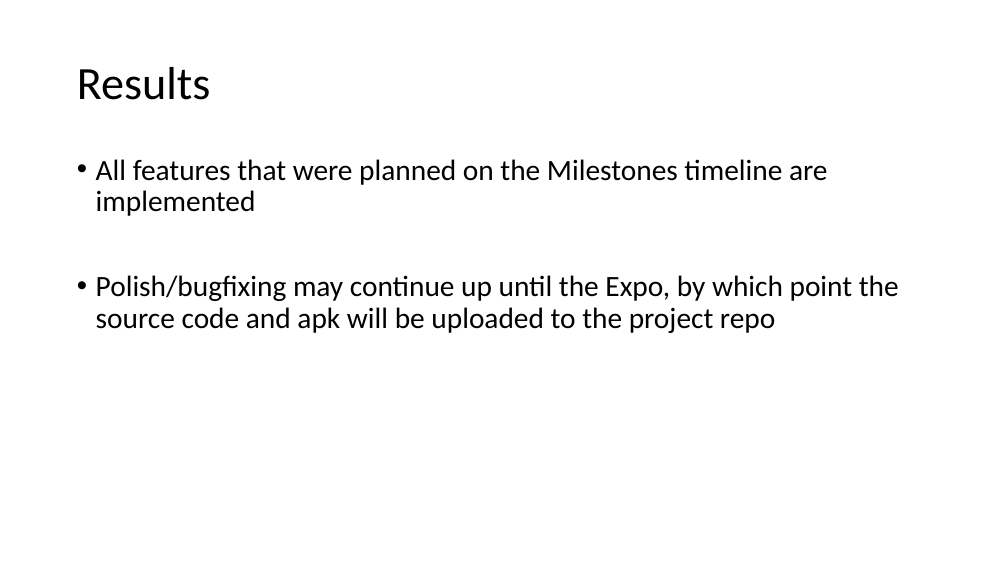
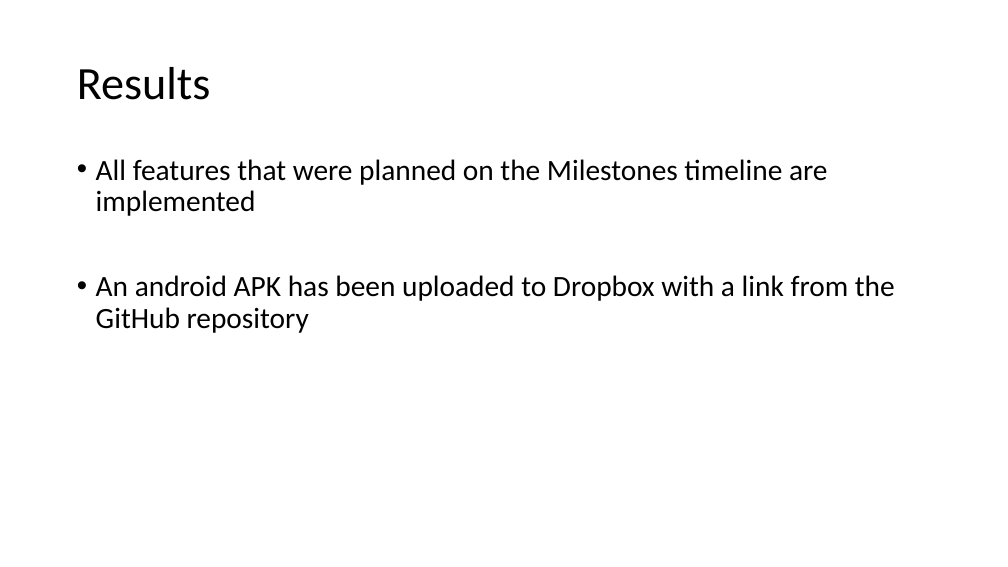
Before and after one commit to ReschAndrewJ/Senior-Design-2023_24, a slide deck: slide 11 of SpringSlideDeck.pptx. Drawn at 1008x567 pixels with LibreOffice and Linux fonts; fonts in the diff are those of the drawing. Boxes give left, top, right and bottom in pixels: in the first picture for what was removed or moved away, otherwise in the second. Text is boxed around its words. In the diff, an @@ line names an element or a change of style, - is before the commit and + after.

Commit message:
Update Spring Slide Deck

```diff
--- a/SpringSlideDeck.pptx
+++ b/SpringSlideDeck.pptx
@@ text at bbox=[96, 275, 895, 333]: text changed @@
-• Polish/bugfixing may continue up until the Expo, by which point the source code and apk will be uploaded to the project repo
+• An android APK has been uploaded to Dropbox with a link from the GitHub repository
```
